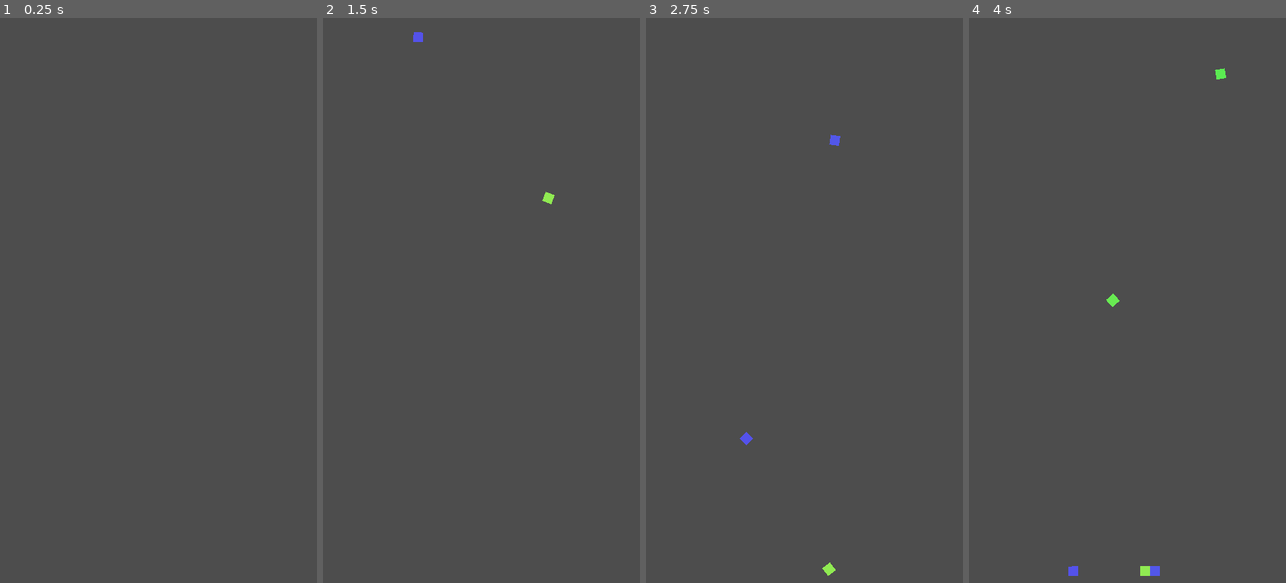
Above: before the commit, frames 1-4 (left to right).
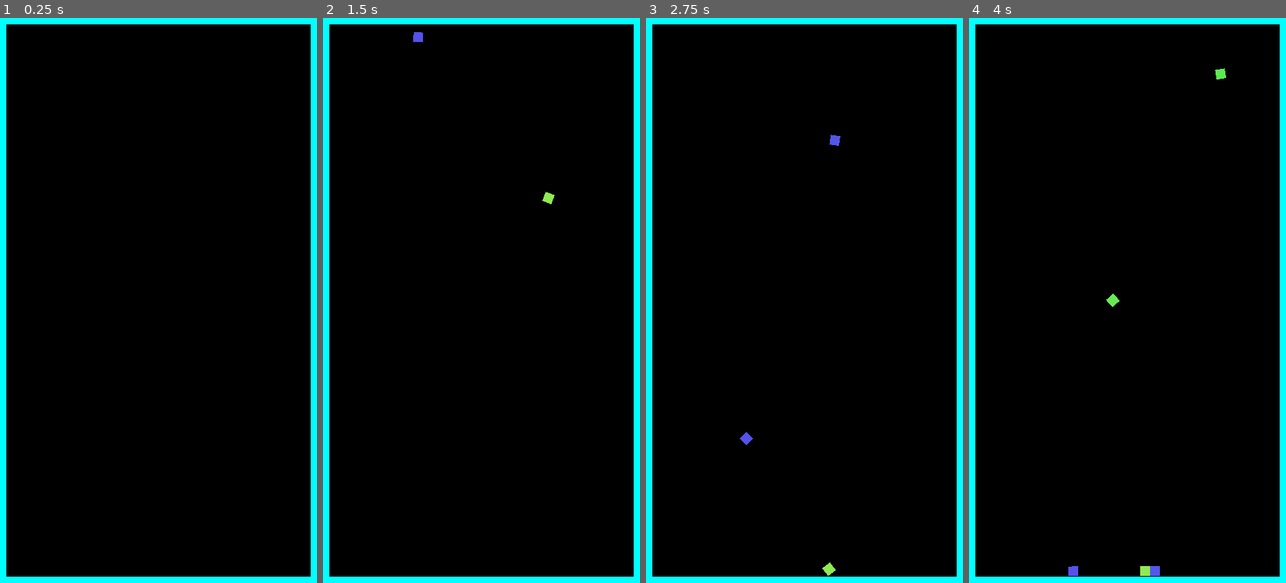
Above: after the commit, the same moments.

Repository: vonkanehoffen/cool-timer-2
Game: Godot game, scene res://scenes/sandbox/falling_gems_sandbox.tscn
Same seed, same stepped clock (60 frames per second), same inputs: the game is played once before the commit and once after it.
Inputs (mouse positions are in pixels of both pictures, inside the frame that each line leads up to):
- Up to frame 1 (0.25 s): no input
- Up to frame 2 (1.5 s): tap Enter at 0.5 s; move the mouse to (551, 272) at 0.52 s; click (551, 272) at 0.67 s; move the mouse to (418, 328) at 1.27 s; click (418, 328) at 1.42 s
- Up to frame 3 (2.75 s): move the mouse to (836, 176) at 2.02 s; click (836, 176) at 2.17 s
- Up to frame 4 (4 s): move the mouse to (1111, 413) at 2.77 s; click (1111, 413) at 2.92 s; move the mouse to (1222, 385) at 3.52 s; click (1222, 385) at 3.67 s

The runs differ from the first frame. In frame 1, 100% of the frame differs, in the area x 0-100%, y 0-100%; in frame 2, 100%; in frame 3, 100%; in frame 4, 100%.

Commit message:
Fix gems6 web build: black playfield, visible border, working taps
Root cause of gems5 gray screen: no drawn background plus broken SubViewport
overlay that hid all cube rendering. Revert to Node2D physics world (bodies
never under Control) with layered CanvasLayers for UI only.

- Set default_clear_color to pure black
- BackdropLayer (-1): fullscreen black ColorRect behind playfield
- OverlayLayer (10): 14px cyan border strips + transparent InputCatcher
- Dual _input + gui_input tap handling with emulate_touch_from_mouse
- Web shell: canvas focus on load and capture-phase refocus for first tap
- Export as gems6.*; index.html redirects; remove gems5.*

Browser-verified: black + border on load, first tap spawns cube, 20 taps stack.

Co-authored-by: vonkanehoffen <vonkanehoffen@users.noreply.github.com>

Diff:
--- a/project.godot
+++ b/project.godot
@@ -20,6 +20,10 @@
 
 general/default_playback_type.web=0
 
+[input_devices]
+
+pointing/emulate_touch_from_mouse=true
+
 [display]
 
 window/size/viewport_width=720
@@ -38,5 +42,6 @@
 
 [rendering]
 
+environment/defaults/default_clear_color=Color(0, 0, 0, 1)
 renderer/rendering_method="mobile"
 textures/vram_compression/import_etc2_astc=true
--- a/scenes/sandbox/falling_gems_sandbox.tscn
+++ b/scenes/sandbox/falling_gems_sandbox.tscn
@@ -12,13 +12,57 @@
 max_gems = 36
 pool_size = 36
 
-[node name="CanvasLayer" type="CanvasLayer" parent="."]
+[node name="BackdropLayer" type="CanvasLayer" parent="."]
+layer = -1
 
-[node name="BinOutline" type="ReferenceRect" parent="CanvasLayer"]
-unique_name_in_owner = true
-anchors_preset = 0
-offset_right = 720.0
-offset_bottom = 1280.0
+[node name="Background" type="ColorRect" parent="BackdropLayer"]
+anchors_preset = 15
+anchor_right = 1.0
+anchor_bottom = 1.0
+grow_horizontal = 2
+grow_vertical = 2
 mouse_filter = 2
-border_color = Color(0.45, 0.55, 0.72, 0.85)
-border_width = 2.0
+color = Color(0, 0, 0, 1)
+
+[node name="OverlayLayer" type="CanvasLayer" parent="."]
+layer = 10
+
+[node name="BorderTop" type="ColorRect" parent="OverlayLayer"]
+anchors_preset = 10
+anchor_right = 1.0
+offset_bottom = 14.0
+mouse_filter = 2
+color = Color(0, 1, 1, 1)
+
+[node name="BorderBottom" type="ColorRect" parent="OverlayLayer"]
+anchors_preset = 12
+anchor_top = 1.0
+anchor_right = 1.0
+anchor_bottom = 1.0
+offset_top = -14.0
+mouse_filter = 2
+color = Color(0, 1, 1, 1)
+
+[node name="BorderLeft" type="ColorRect" parent="OverlayLayer"]
+anchors_preset = 4
+anchor_bottom = 1.0
+offset_right = 14.0
+mouse_filter = 2
+color = Color(0, 1, 1, 1)
+
+[node name="BorderRight" type="ColorRect" parent="OverlayLayer"]
+anchors_preset = 6
+anchor_left = 1.0
+anchor_right = 1.0
+anchor_bottom = 1.0
+offset_left = -14.0
+mouse_filter = 2
+color = Color(0, 1, 1, 1)
+
+[node name="InputCatcher" type="Control" parent="OverlayLayer"]
+anchors_preset = 15
+anchor_right = 1.0
+anchor_bottom = 1.0
+grow_horizontal = 2
+grow_vertical = 2
+mouse_filter = 0
--- a/scripts/animations/gems_physics_world.gd
+++ b/scripts/animations/gems_physics_world.gd
@@ -52,7 +52,11 @@
 
 
 func ensure_layout_ready() -> void:
-	_playfield_size = get_viewport_rect().size
+	var vp := get_viewport()
+	if vp is SubViewport:
+		_playfield_size = Vector2(vp.size)
+	else:
+		_playfield_size = get_viewport_rect().size
 	if _playfield_size.x <= 1.0 or _playfield_size.y <= 1.0:
 		_playfield_size = Vector2(720.0, 1280.0)
 	_update_walls()
--- a/scripts/sandbox/falling_gems_sandbox.gd
+++ b/scripts/sandbox/falling_gems_sandbox.gd
@@ -1,15 +1,31 @@
 extends Node2D
 
 @onready var physics_world: GemsPhysicsWorld = $GemsPhysicsWorld
-@onready var bin_outline: ReferenceRect = %BinOutline
+@onready var input_catcher: Control = $OverlayLayer/InputCatcher
+
+var _last_tap_frame := -1
 
 
 func _ready() -> void:
-	physics_world.ensure_layout_ready()
-	_sync_outline()
+	input_catcher.gui_input.connect(_on_gui_tap)
+	call_deferred("_sync_layout")
+	if OS.has_feature("web"):
+		JavaScriptBridge.eval(
+			"(function(){var c=document.getElementById('canvas');if(c){c.tabIndex=0;c.focus();}})();",
+			true
+		)
 
 
 func _input(event: InputEvent) -> void:
+	_process_tap_event(event)
+
+
+func _on_gui_tap(event: InputEvent) -> void:
+	if _process_tap_event(event):
+		input_catcher.accept_event()
+
+
+func _process_tap_event(event: InputEvent) -> bool:
 	var tap_pos := Vector2.INF
 	if event is InputEventScreenTouch:
 		var touch := event as InputEventScreenTouch
@@ -20,18 +36,23 @@
 		if click.pressed and click.button_index == MOUSE_BUTTON_LEFT:
 			tap_pos = click.position
 	if tap_pos == Vector2.INF:
-		return
+		return false
+	var frame := Engine.get_process_frames()
+	if frame == _last_tap_frame:
+		return true
+	_last_tap_frame = frame
+	physics_world.ensure_layout_ready()
+	physics_world.throw_at_viewport(tap_pos)
 	get_viewport().set_input_as_handled()
-	physics_world.throw_at_viewport(tap_pos)
+	return true
 
 
-func _sync_outline() -> void:
-	var rect := physics_world.get_playfield_rect()
-	bin_outline.position = rect.position
-	bin_outline.size = rect.size
+func _sync_layout() -> void:
+	if not is_inside_tree():
+		return
+	physics_world.ensure_layout_ready()
 
 
 func _notification(what: int) -> void:
-	if what == NOTIFICATION_WM_SIZE_CHANGED and is_node_ready():
-		physics_world.ensure_layout_ready()
-		_sync_outline()
+	if what == NOTIFICATION_WM_SIZE_CHANGED:
+		call_deferred("_sync_layout")
--- a/scripts/sandbox/physics_smoke_test.gd
+++ b/scripts/sandbox/physics_smoke_test.gd
@@ -8,17 +8,26 @@
 
 
 func _run_tests() -> void:
-	var sandbox: Node2D = load("res://scenes/sandbox/falling_gems_sandbox.tscn").instantiate()
-	root.add_child(sandbox)
-	for _i in 8:
+	var sub_vp := SubViewport.new()
+	sub_vp.size = Vector2i(720, 1280)
+	sub_vp.transparent_bg = false
+	sub_vp.render_target_update_mode = SubViewport.UPDATE_ALWAYS
+	root.add_child(sub_vp)
+
+	var world: GemsPhysicsWorld = load("res://scenes/animations/gems_physics_world.tscn").instantiate()
+	world.use_full_viewport = true
+	world.use_object_pool = true
+	world.pool_size = 36
+	sub_vp.add_child(world)
+
+	for _i in 10:
 		await process_frame
 
-	var world: Node2D = sandbox.get_node("GemsPhysicsWorld")
-	world.call("ensure_layout_ready")
-	var rect: Rect2 = world.call("get_playfield_rect")
+	world.ensure_layout_ready()
+	var rect: Rect2 = world.get_playfield_rect()
 	var floor_zone_y: float = rect.position.y + rect.size.y * 0.88
 
-	world.call("throw_at_viewport", Vector2(rect.size.x * 0.5, 80.0))
+	world.throw_at_viewport(Vector2(rect.size.x * 0.5, 80.0))
 	for _i in 5:
 		await process_frame
 	var cube := _first_active(world)
@@ -46,12 +55,12 @@
 		return
 
 	for i in 20:
-		world.call("throw_at_viewport", Vector2(80.0 + float(i) * 28.0, 80.0))
+		world.throw_at_viewport(Vector2(80.0 + float(i) * 28.0, 80.0))
 		for _j in 4:
 			await process_frame
 	for _i in 120:
 		await process_frame
-	var active_count: int = world.call("get_active_cube_count")
+	var active_count: int = world.get_active_cube_count()
 	if active_count < 10:
 		push_error(
 			"physics_smoke_test FAIL: expected pile of cubes, active=%d"
@@ -61,15 +70,15 @@
 		return
 
 	for i in 100:
-		world.call("throw_at_viewport", Vector2(60.0 + float(i % 36) * 16.0, 70.0))
+		world.throw_at_viewport(Vector2(60.0 + float(i % 36) * 16.0, 70.0))
 	for _i in 200:
 		await process_frame
 
-	print("physics_smoke_test PASS active=%d floor_y=%s" % [world.call("get_active_cube_count"), cube.position.y])
+	print("physics_smoke_test PASS active=%d floor_y=%s" % [world.get_active_cube_count(), cube.position.y])
 	quit()
 
 
-func _first_active(world: Node2D) -> RigidBody2D:
+func _first_active(world: GemsPhysicsWorld) -> RigidBody2D:
 	for cube in world.get("_pool"):
 		if cube.has_method("is_pooled_active") and cube.is_pooled_active():
 			return cube
Not shown, changed: export_presets.cfg
Not shown, changed: README.md
Not shown, changed: assets/web/web_minimal.html
Not shown, removed: docs/gems5.pck
Not shown, added: docs/gems6.audio.worklet.js
Not shown, added: docs/gems6.html
Not shown, added: docs/gems6.js
Not shown, added: docs/gems6.pck
Not shown, added: docs/gems6.wasm
Not shown, changed: docs/index.html
Not shown, added: docs/server_cors.py
